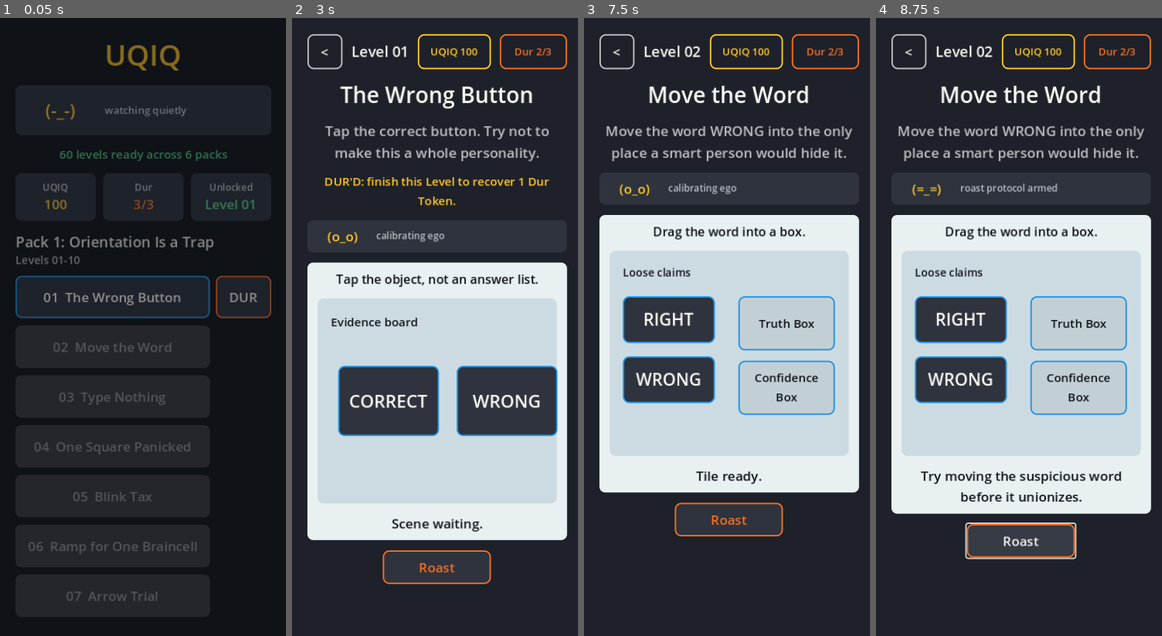
Above: before the commit, frames 1-4 (left to right).
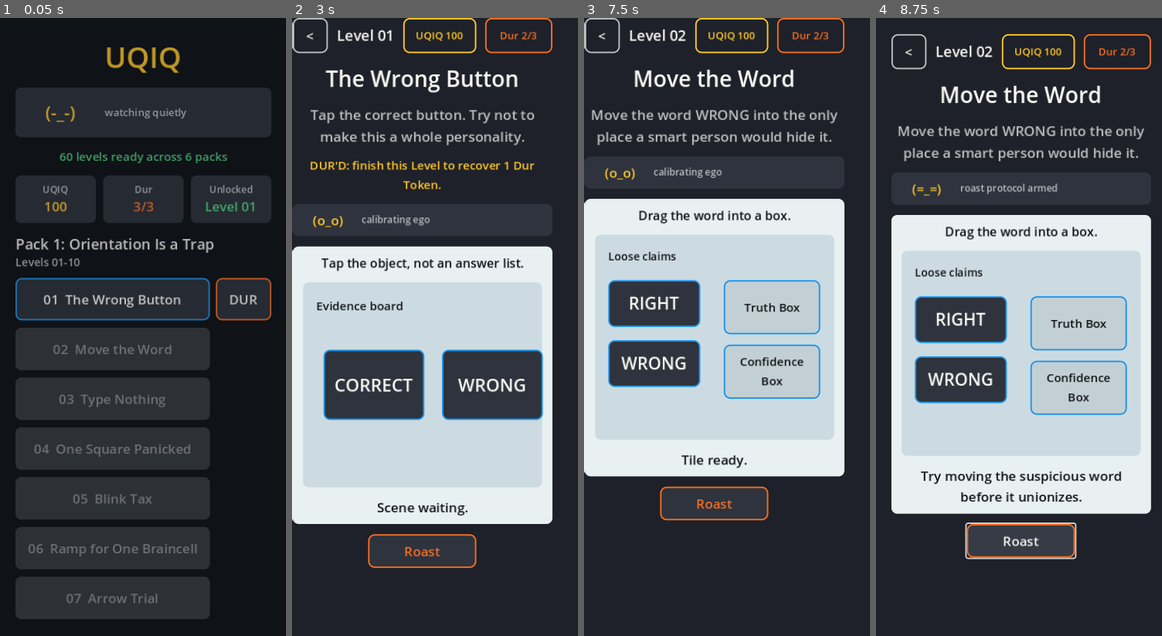
Above: after the commit, the same moments.

Repository: scwlkr/UQIQ
Game: Godot game, scene res://scenes/Main.tscn
Same seed, same stepped clock (60 frames per second), same inputs: the game is played once before the commit and once after it.
Inputs:
- Up to frame 1 (0.05 s): no input
- Up to frame 2 (3 s): click "01 The Wrong Button" at 0.5 s; click "<" at 1.25 s; click "DUR" at 2 s; click "01 The Wrong Button | DUR'D -…" at 2.75 s
- Up to frame 3 (7.5 s): click "Roast" at 3.5 s; click "Roast" at 4.25 s; click "<" at 5 s; click "01 The Wrong Button | DUR'D -…" at 5.75 s; click "<" at 6.5 s; click "02 Move the Word" at 7.25 s
- Up to frame 4 (8.75 s): click "Roast" at 8 s

The runs differ from the first frame. In frame 1, 7.8% of the frame differs, in the area x 5-95%, y 4-98%; in frame 2, 32%, in the area x 0-97%, y 0-92%; in frame 3, 31%; in frame 4, nothing differs.

Commit message:
Polish screen transitions

Diff:
--- a/scripts/main.gd
+++ b/scripts/main.gd
@@ -24,6 +24,8 @@
 const FEEDBACK_MIX_RATE := 22050.0
 const MIN_DRAG_DROP_OVERLAP_RATIO := 0.28
 const MIN_PHYSICS_DRAW_LENGTH := 36.0
+const SCREEN_TRANSITION_DURATION := 0.14
+const SCREEN_TRANSITION_OFFSET_Y := 10.0
 const SUPPORTED_LEVEL_TEMPLATES := [
 	"Tap Logic",
 	"Drag Logic",
@@ -2549,12 +2551,16 @@
 	_last_transition_name = transition_name
 	_transition_counts[transition_name] = int(_transition_counts.get(transition_name, 0)) + 1
 	root.modulate = Color(1.0, 1.0, 1.0, 1.0)
-	if OS.get_environment(SCREENSHOT_CAPTURE_ENV) == "1":
+	if OS.get_environment(SCREENSHOT_CAPTURE_ENV) == "1" or DisplayServer.get_name() == "headless":
 		return
 	if is_inside_tree():
+		var resting_position := root.position
 		root.modulate.a = 0.0
+		root.position = resting_position + Vector2(0.0, SCREEN_TRANSITION_OFFSET_Y)
 		var tween := create_tween()
-		tween.tween_property(root, "modulate:a", 1.0, 0.10)
+		tween.set_parallel(true)
+		tween.tween_property(root, "modulate:a", 1.0, SCREEN_TRANSITION_DURATION).set_trans(Tween.TRANS_CUBIC).set_ease(Tween.EASE_OUT)
+		tween.tween_property(root, "position", resting_position, SCREEN_TRANSITION_DURATION).set_trans(Tween.TRANS_CUBIC).set_ease(Tween.EASE_OUT)
 
 
 func _setup_feedback() -> void:
--- a/scripts/verify_issue_21_judge_transitions.gd
+++ b/scripts/verify_issue_21_judge_transitions.gd
@@ -45,11 +45,13 @@
 	var level := _level_by_number(1)
 	_main.call("_show_level_list")
 	_require(_transition_count("level_list") >= 1, "Level List should record a screen transition.")
+	_require(_current_screen_root_is_visible(), "Headless transition hook should leave the current screen root fully visible.")
 	_require(_judge_count("list") >= 1, "Level List should show neutral Judge Face state.")
 	_require(_screen_has_label_text("watching quietly"), "Level List should render Judge Face caption.")
 
 	_main.call("_show_play_screen", level)
 	_require(_transition_count("play_screen") >= 1, "Play Screen should record a screen transition.")
+	_require(_current_screen_root_is_visible(), "Headless Play Screen transition should not pause layout in a hidden state.")
 	_require(_judge_count("start") >= 1, "Play Screen should show start Judge Face state.")
 	_require(_screen_has_label_text("calibrating ego"), "Play Screen should render start Judge Face caption.")
 
@@ -85,6 +87,32 @@
 func _judge_count(name: String) -> int:
 	var counts := _dictionary_from(_main.get("_judge_state_counts"))
 	return int(counts.get(name, 0))
+
+
+func _current_screen_root_is_visible() -> bool:
+	var root := _current_screen_root(_main)
+	return root != null and is_equal_approx(root.modulate.a, 1.0)
+
+
+func _current_screen_root(node: Node) -> Control:
+	for child in node.get_children():
+		if child is ColorRect:
+			continue
+		if child is VBoxContainer:
+			return child as Control
+		if child is ScrollContainer:
+			return _first_vbox_descendant(child)
+	return null
+
+
+func _first_vbox_descendant(node: Node) -> Control:
+	if node is VBoxContainer:
+		return node as Control
+	for child in node.get_children():
+		var match := _first_vbox_descendant(child)
+		if match != null:
+			return match
+	return null
 
 
 func _screen_has_label_text(text: String) -> bool:
